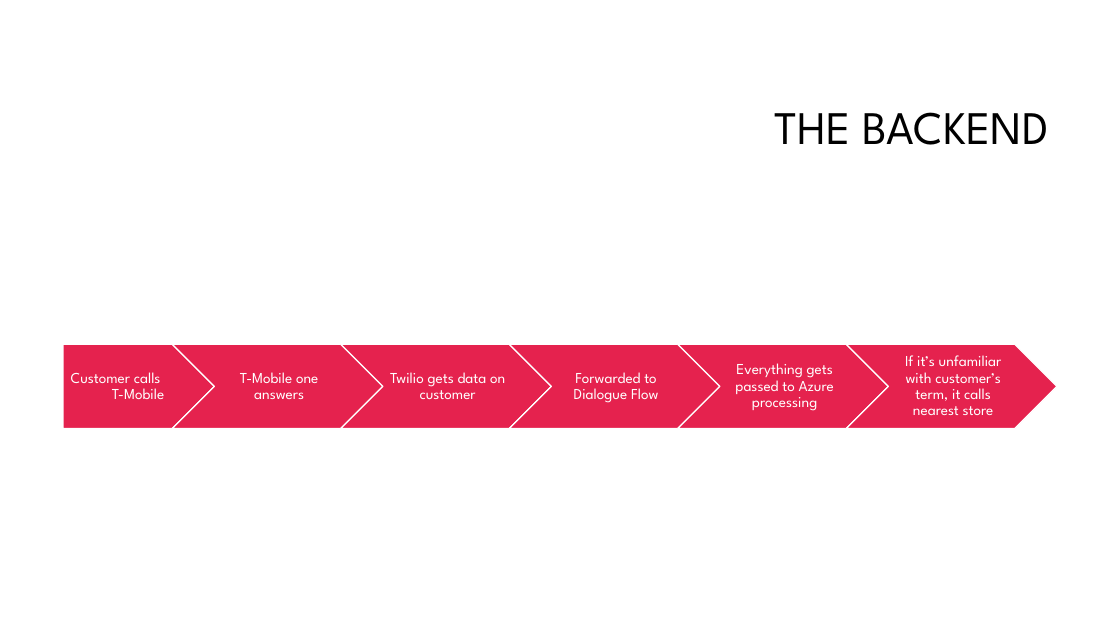
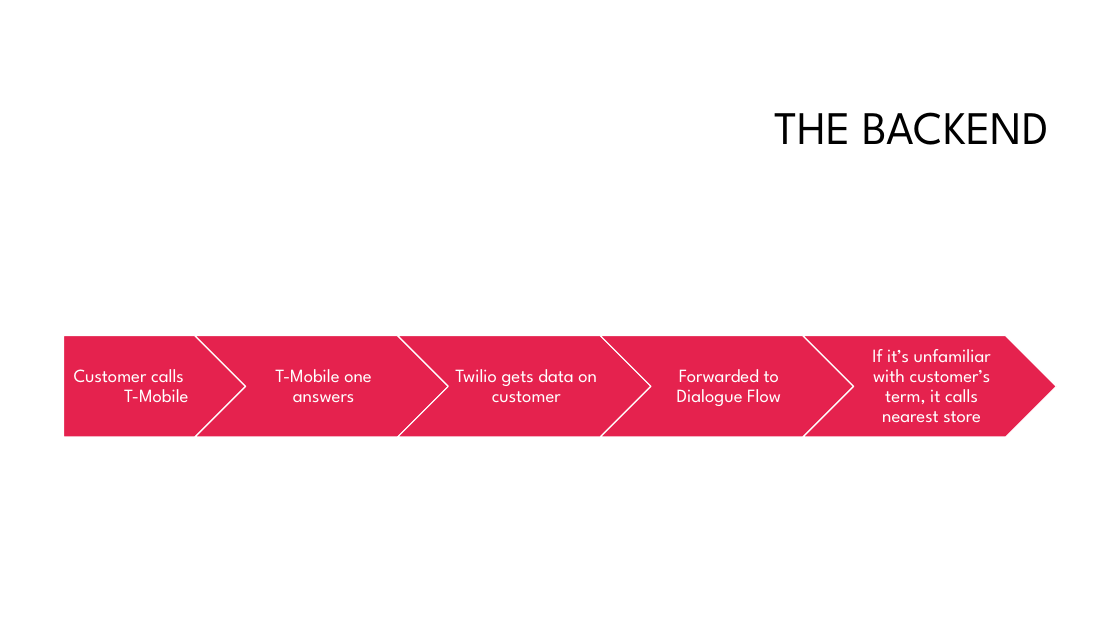
Before and after one commit to theriley106/Mobey, a slide deck: slide 3 of T-Mobile one.pptx (slide 4 before the commit). Drawn at 1120x630 pixels with LibreOffice and Linux fonts; fonts in the diff are those of the drawing; background and template pictures are left out. Boxes give left, top, right and bottom in pixels: in the first picture for what was removed or moved away, otherwise in the second. Text is boxed around its words. In the diff, an @@ line names an element or a change of style, - is before the commit and + after.

Commit message:
Final update to pptx.

```diff
--- a/T-Mobile one.pptx
+++ b/T-Mobile one.pptx
@@ pentagon arrow: place and size @@
-pentagon arrow at box(63, 344, 214, 429)
+pentagon arrow at box(64, 336, 246, 438)
@@ chevron: place and size @@
-chevron at box(172, 344, 383, 429)
+chevron at box(195, 336, 449, 438)
@@ text "T-Mobile one answers": place and size @@
-text "T-Mobile one answers" at box(240, 372, 318, 399)
+text "T-Mobile one answers" at box(275, 369, 372, 403)
@@ chevron: place and size @@
-chevron at box(341, 344, 552, 429)
+chevron at box(397, 336, 651, 438)
@@ text "Twilio gets data on customer": place and size @@
-text "Twilio gets data on customer" at box(390, 372, 505, 399)
+text "Twilio gets data on customer" at box(455, 369, 597, 403)
@@ chevron removed at box(509, 344, 720, 429) @@
@@ chevron: place and size @@
-chevron at box(678, 344, 889, 429)
+chevron at box(601, 336, 854, 438)
@@ size 13 to 16 pt; more space between paragraphs in 5 elements at box(74, 369, 188, 402), box(872, 349, 991, 423), box(275, 369, 372, 403), box(455, 369, 597, 403), box(677, 369, 781, 406) @@
@@ text "Forwarded to Dialogue Flow": place and size @@
-text "Forwarded to Dialogue Flow" at box(574, 372, 659, 403)
+text "Forwarded to Dialogue Flow" at box(677, 369, 781, 406)
@@ chevron: place and size @@
-chevron at box(846, 344, 1057, 429)
+chevron at box(803, 336, 1057, 438)
@@ text "If it’s unfamiliar with customer’s ...": place and size @@
-text "If it’s unfamiliar with customer’s ..." at box(905, 355, 1002, 415)
+text "If it’s unfamiliar with customer’s ..." at box(872, 349, 991, 423)
@@ text removed at box(735, 363, 834, 411) @@
-Everything gets passed to Azure processing
```
Also in this commit, not shown: 1 other slide changed, 1 slide removed.
